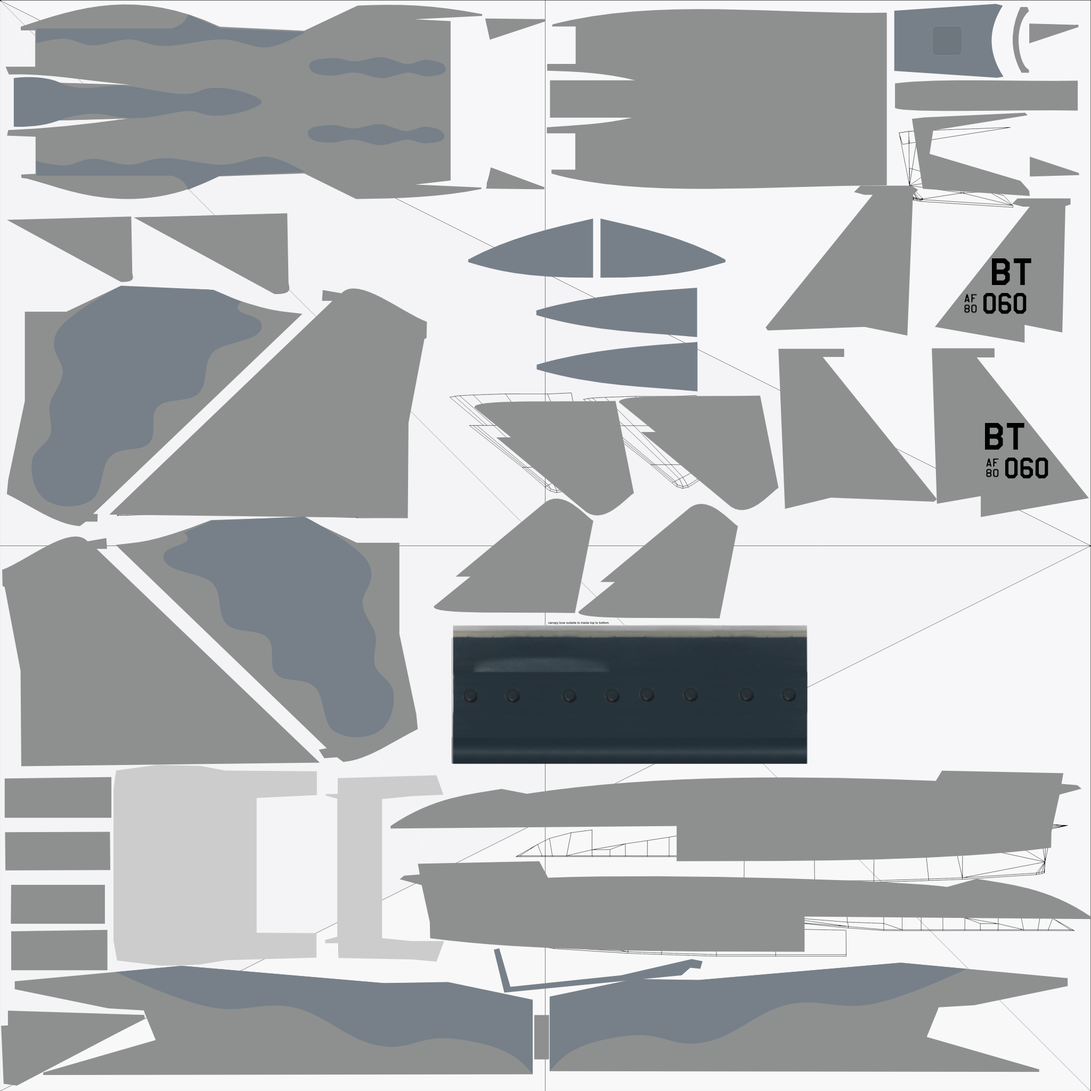
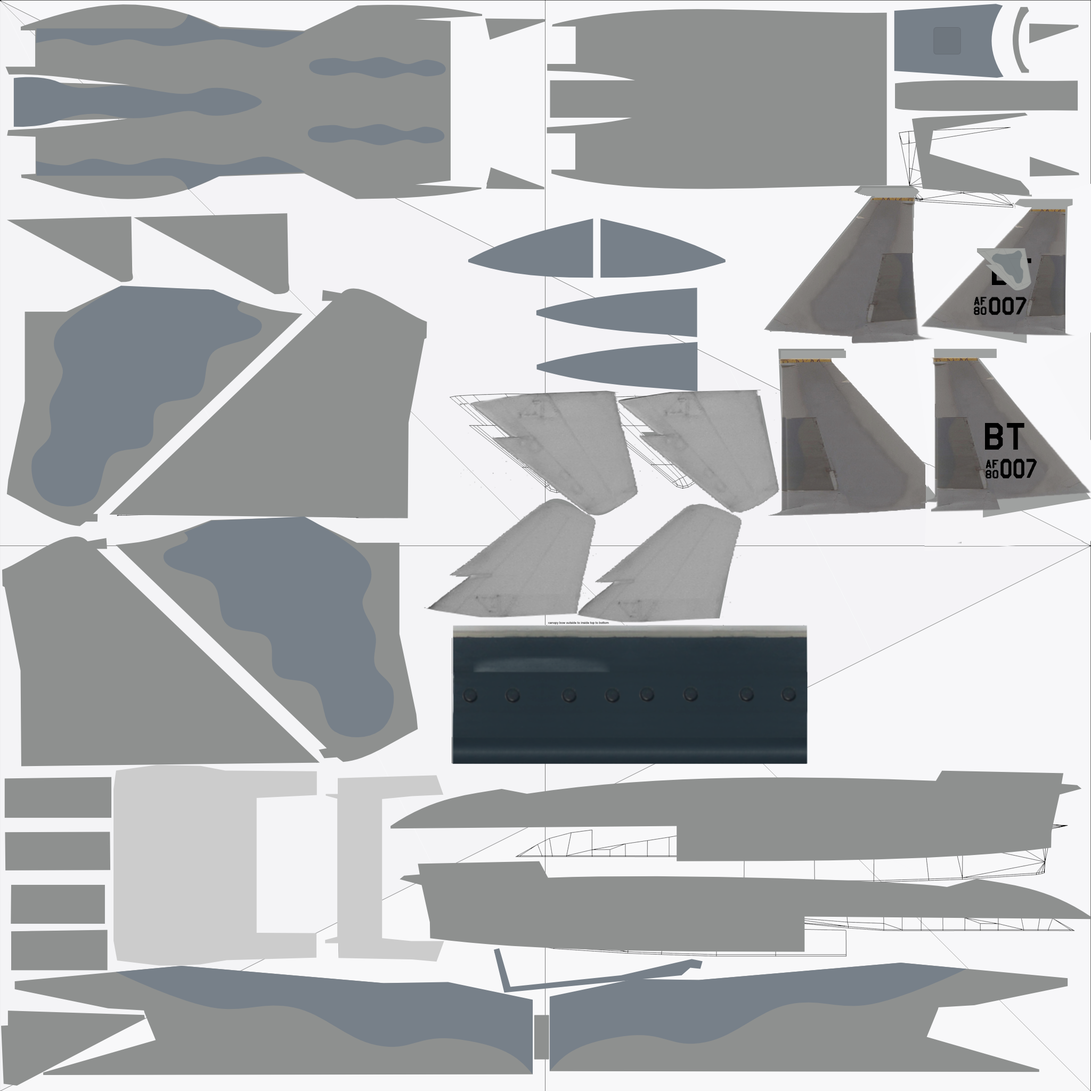
Two versions of the same layered image (1091 × 1091). Layer-by-layer changes:
added layer "horizontal tails" above "Pasted Layer #3" over [423, 389, 781, 624]
added layer "Pasted Layer #3" above "Pasted Layer #2" over [977, 248, 1033, 291]
moved "Pasted Layer #2" above "Pasted Layer #1", painted on it over [769, 251, 1051, 517]
showed "Pasted Layer #1", moved it above "Pasted Layer", painted on it over [783, 239, 1064, 484]
painted on "Pasted Layer" over [990, 423, 1026, 450]
added layer "AF80" above "BT" over [973, 296, 999, 480]
renamed "Pasted Layer #3" to "BT", painted on it over [985, 258, 1033, 450]
hid "0060", painted on it over [983, 293, 1049, 480]
added layer "007 #2" above "tails #1" over [988, 296, 1038, 480]
added layer "tails #1" above "Clipboard" over [764, 183, 1091, 548]
added layer "tails" above "livery.AF80-0058.png" over [921, 356, 1083, 505]
